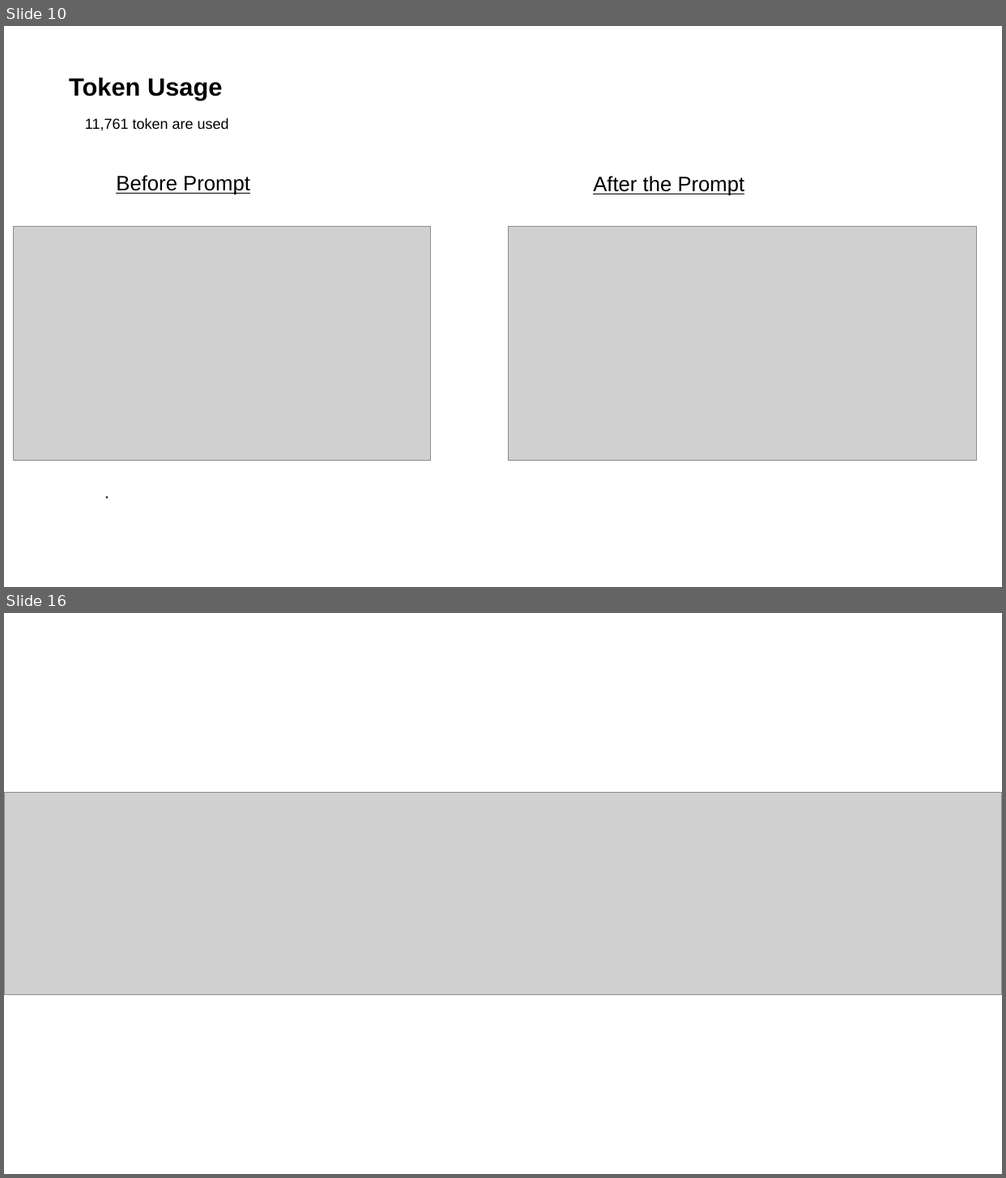
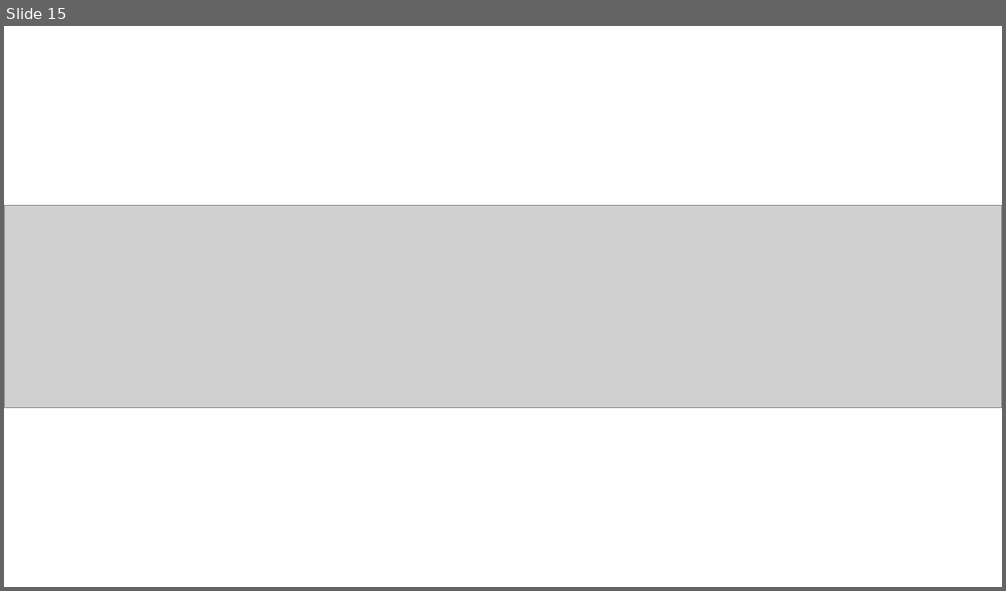
Before and after one commit to udhaya-0811/Interview-Trainer-Agent-Project, a slide deck: Interview_Trainer_Agent_Submission.pptx. Shown one above the other, each under a label of ours: slides 10 and 16 before the commit, slide 15 after it; the slides between them are not shown. The pictures are 1006x1178 and 1006x591 pixels, drawn with LibreOffice and Linux fonts; fonts in the diff are those of the drawing; grey boxes stand for pictures. Boxes give left, top, right and bottom in pixels: in the first picture for what was removed or moved away, otherwise in the second. Text is boxed around its words. In the diff, an @@ line names an element or a change of style, - is before the commit and + after.

Commit message:
Add PPTX presentation, problem statement PDF, and token usage tracking
- Interview_Trainer_Agent_Submission.pptx: fully filled 16-slide presentation
- Problem_Statement_22_Interview_Trainer_Agent.pdf: problem statement
- granite_client.py: added token usage tracking (input/output/total per session)

```diff
--- a/Interview_Trainer_Agent_Submission.pptx
+++ b/Interview_Trainer_Agent_Submission.pptx
@@ slide 10 removed at (4, 26, 1002, 587), background #FFFFFF @@
@@ text removed at (69, 77, 222, 100) @@
-Token Usage
@@ text removed at (85, 118, 229, 131) @@
-11,761 token are used
@@ text removed at (116, 175, 250, 195) @@
-Before Prompt
@@ text removed at (593, 176, 745, 196) @@
-After the Prompt
@@ picture removed at (13, 227, 430, 460) @@
@@ picture removed at (509, 227, 978, 460) @@
@@ text removed at (104, 301, 715, 364) @@
-·
@@ text removed at (104, 386, 715, 449) @@
-·
@@ text removed at (104, 471, 715, 502) @@
-·
@@ what was slide 16 is now slide 15 @@
```
Also in this commit, not shown: 12 slides changed, 2 slides added, 2 other slides removed, 2 other files.
